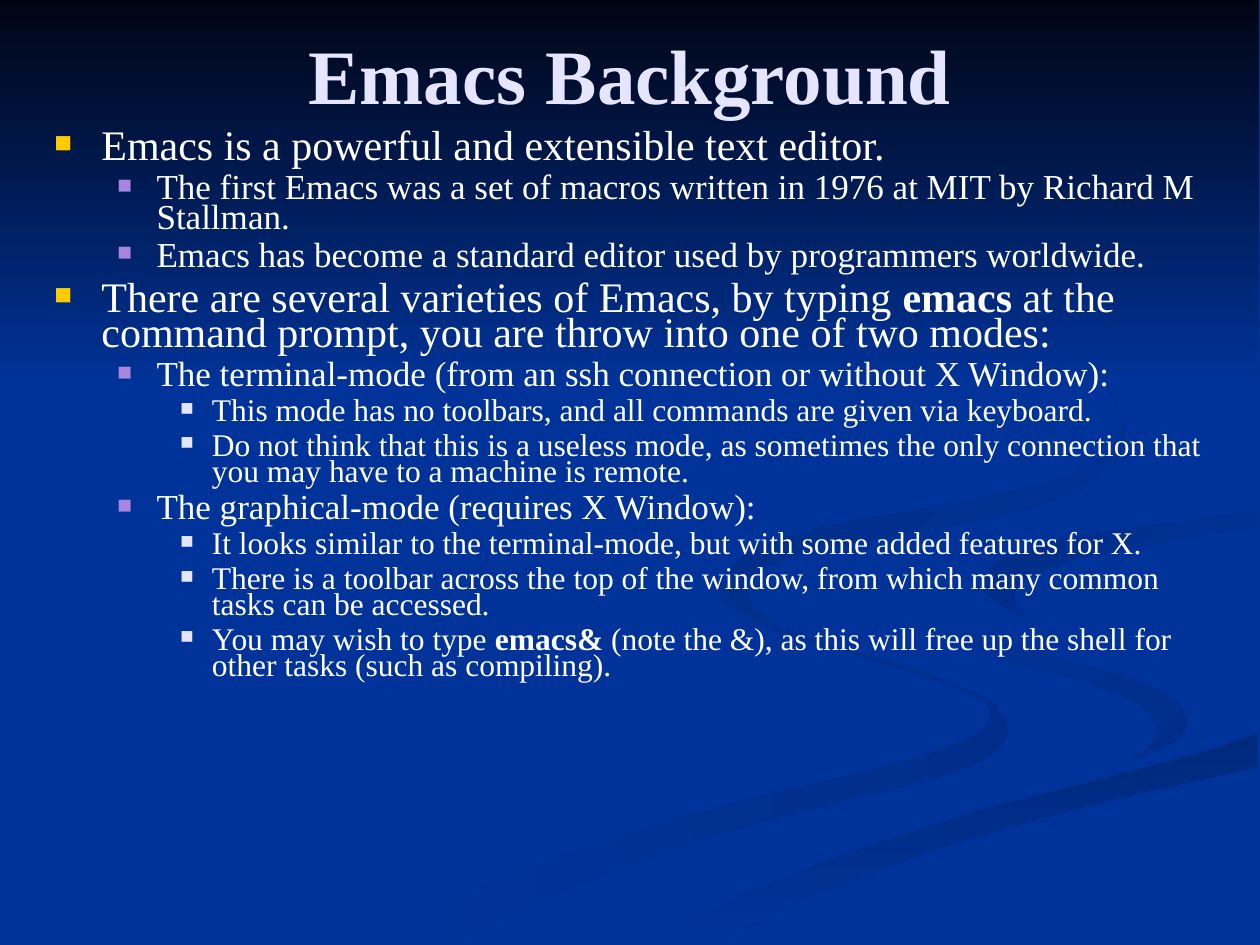
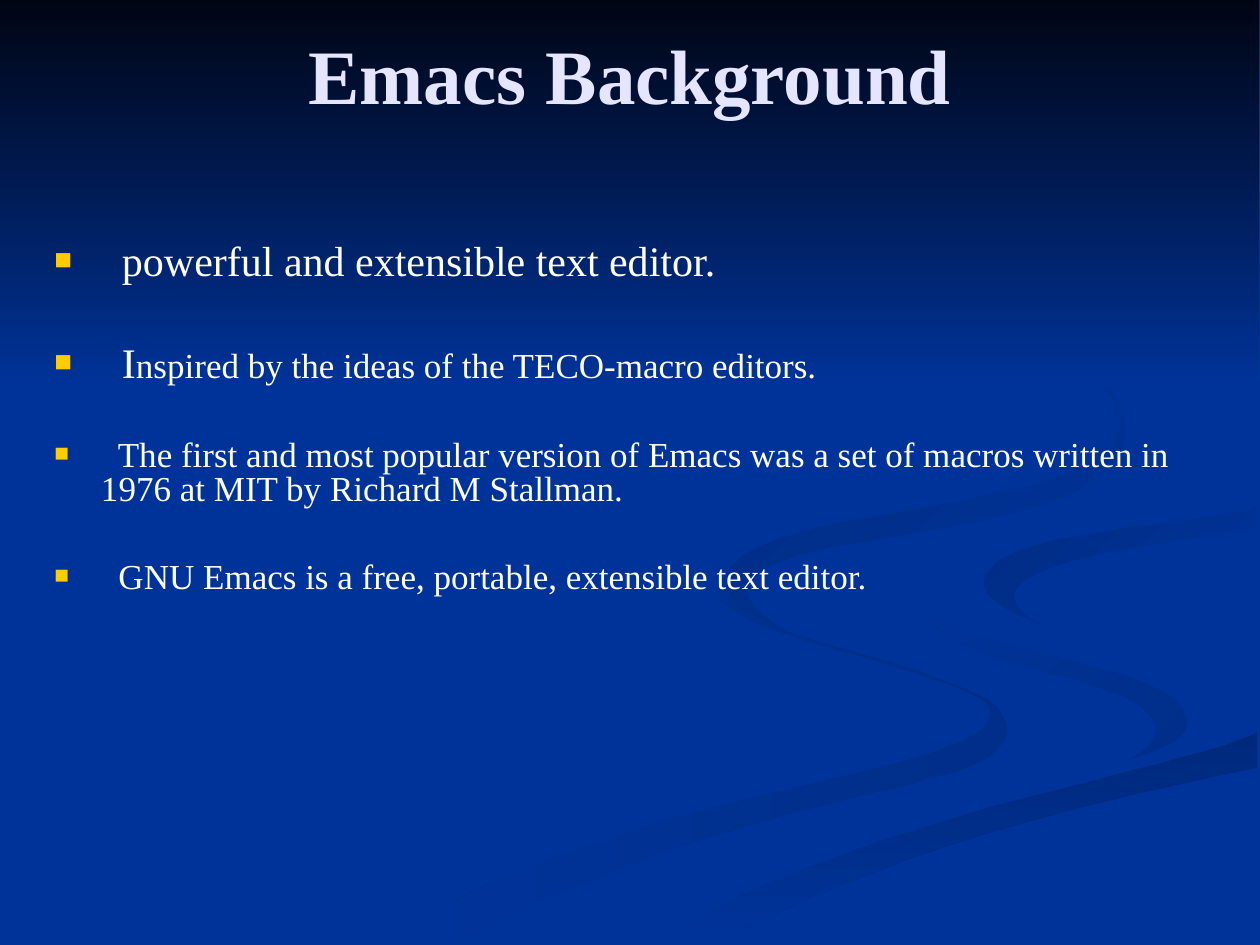
Before and after one commit to vishal-chillal/Emacs-Introduction, a slide deck: slide 3 of em.ppt (slide 2 before the commit). Drawn at 1260x945 pixels with LibreOffice and Linux fonts; fonts in the diff are those of the drawing. Boxes give left, top, right and bottom in pixels: in the first picture for what was removed or moved away, otherwise in the second. Text is boxed around its words. In the diff, an @@ line names an element or a change of style, - is before the commit and + after.

```diff
--- a/em.ppt
+++ b/em.ppt
@@ text at [101, 246, 1168, 596]: text changed; size 18 to 20 pt @@
-■ Emacs is a powerful and extensible text editor.
-  ■ The first Emacs was a set of macros written in 1976 at MIT by Richard M Stallman.
-  ■ Emacs has become a standard editor used by programmers worldwide.
-■ There are several varieties of Emacs, by typing emacs at the command prompt, you are throw into one of two modes:
-  ■ The terminal-mode (from an ssh connection or without X Window):
-    ■ This mode has no toolbars, and all commands are given via keyboard.
-    ■ Do not think that this is a useless mode, as sometimes the only connection that you may have to a machine is remote.
-  ■ The graphical-mode (requires X Window):
-    ■ It looks similar to the terminal-mode, but with some added features for X.
-    ■ There is a toolbar across the top of the window, from which many common tasks can be accessed.
-    ■ You may wish to type emacs& (note the &), as this will free up the shell for other tasks (such as compiling).
+■ powerful and extensible text editor.
+■ Inspired by the ideas of the TECO-macro editors.
+■ The first and most popular version of Emacs was a set of macros written in 1976 at MIT by Richard M Stallman.
+■ GNU Emacs is a free, portable, extensible text editor.
@@ outline redrawn in 5 elements at [378, 578, 1008, 944], [984, 507, 1256, 624], [601, 488, 1259, 942], [912, 585, 1187, 761], [727, 294, 1125, 629] @@
```
Also in this commit, not shown: 1 other slide changed, 12 slides added, 11 slides removed, 3 other files.
